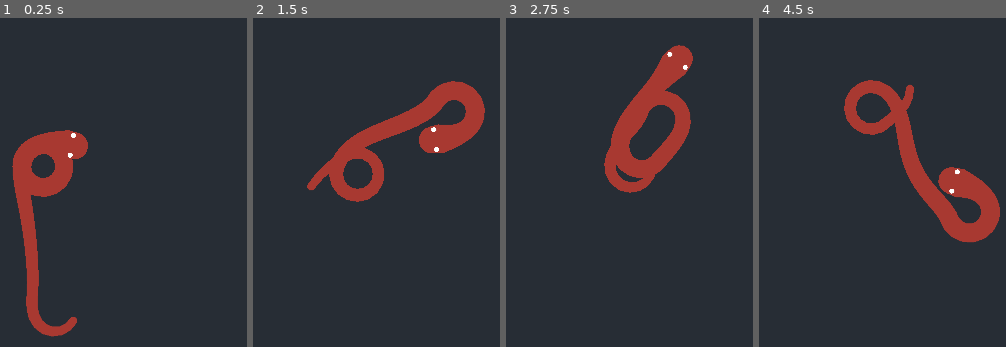
Above: before the commit, frames 1-4 (left to right).
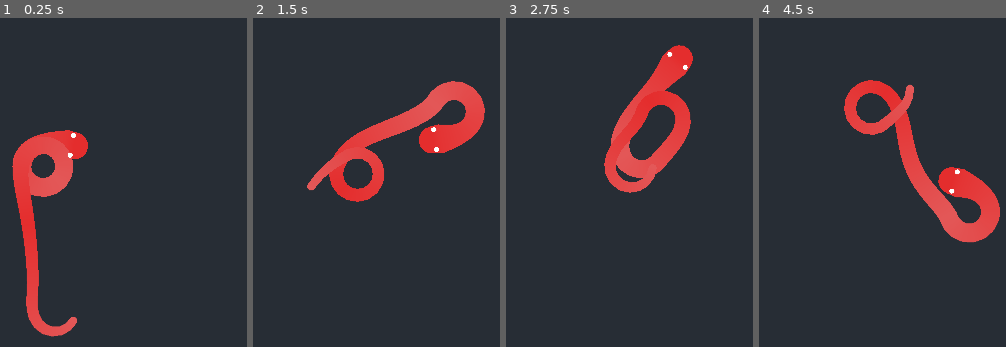
Above: after the commit, the same moments.

Repository: Dowsley/procedural-vivarium
Game: Godot game, scene res://src/game.tscn
Two runs of this game, one before a commit and one after it. Both use one fixed random seed, a clock stepped at 60 frames per second and the inputs below.
Inputs (mouse positions are in pixels of both pictures, inside the frame that each line leads up to):
- Up to frame 1 (0.25 s): no input
- Up to frame 2 (1.5 s): move the mouse to (outside the picture) at 0.52 s; move the mouse to (outside the picture) at 1.27 s
- Up to frame 3 (2.75 s): move the mouse to (686, 50) at 2.02 s
- Up to frame 4 (4.5 s): move the mouse to (818, 238) at 2.77 s; move the mouse to (outside the picture) at 3.52 s; move the mouse to (outside the picture) at 4.27 s

The runs differ from the first frame. In frame 1, 6.5% of the frame differs, in the area x 4-36%, y 34-97%; in frame 2, 7.6%; in frame 3, 6.9%; in frame 4, 7.9%, in the area x 34-98%, y 18-69%.

Commit message:
Add color to snake

Diff:
--- a/src/eye.gd
+++ b/src/eye.gd
@@ -10,4 +10,4 @@
 
 
 func _draw() -> void:
-	draw_circle(Vector2(), width, color)
+	draw_circle(Vector2.ZERO, width, color)
--- a/src/snake.tscn
+++ b/src/snake.tscn
@@ -11,6 +11,10 @@
 _data = [Vector2(0.00268817, 0.818576), 0.0, 0.0, 0, 0, Vector2(0.0430107, 0.931184), -5.81809, -5.81809, 0, 0, Vector2(0.129032, 0.568335), 0.0, 0.0, 0, 0, Vector2(0.247368, 0.56044), 0.0, 0.0, 0, 0, Vector2(0.863158, 0.340659), 0.0, 0.0, 0, 0, Vector2(1, 0.241758), 0.0, 0.0, 0, 0]
 point_count = 6
 
+[sub_resource type="Gradient" id="Gradient_j5njn"]
+offsets = PackedFloat32Array(0, 0.307692, 0.647773, 1)
+colors = PackedColorArray(0.894118, 0.176471, 0.176471, 1, 0.890196, 0.345098, 0.345098, 1, 0.894118, 0.176471, 0.176471, 1, 0.890196, 0.345098, 0.345098, 1)
+
 [node name="Snake" type="Node2D"]
 script = ExtResource("1_aic7n")
 link_size = 10
@@ -22,6 +26,20 @@
 width = 40.0
 width_curve = SubResource("Curve_u6o4h")
 default_color = Color(0.658824, 0.223529, 0.192157, 1)
+gradient = SubResource("Gradient_j5njn")
+texture = ExtResource("4_t4wbf")
+texture_mode = 2
+joint_mode = 2
+begin_cap_mode = 2
+end_cap_mode = 2
+antialiased = true
+
+[node name="Spine2" parent="." instance=ExtResource("3_taoyk")]
+material = SubResource("ShaderMaterial_8h3e5")
+width = 40.0
+width_curve = SubResource("Curve_u6o4h")
+default_color = Color(0.658824, 0.223529, 0.192157, 1)
+gradient = SubResource("Gradient_j5njn")
 texture = ExtResource("4_t4wbf")
 texture_mode = 2
 joint_mode = 2
Not shown: 1 places in src/snake.tscn that only renumber resources
